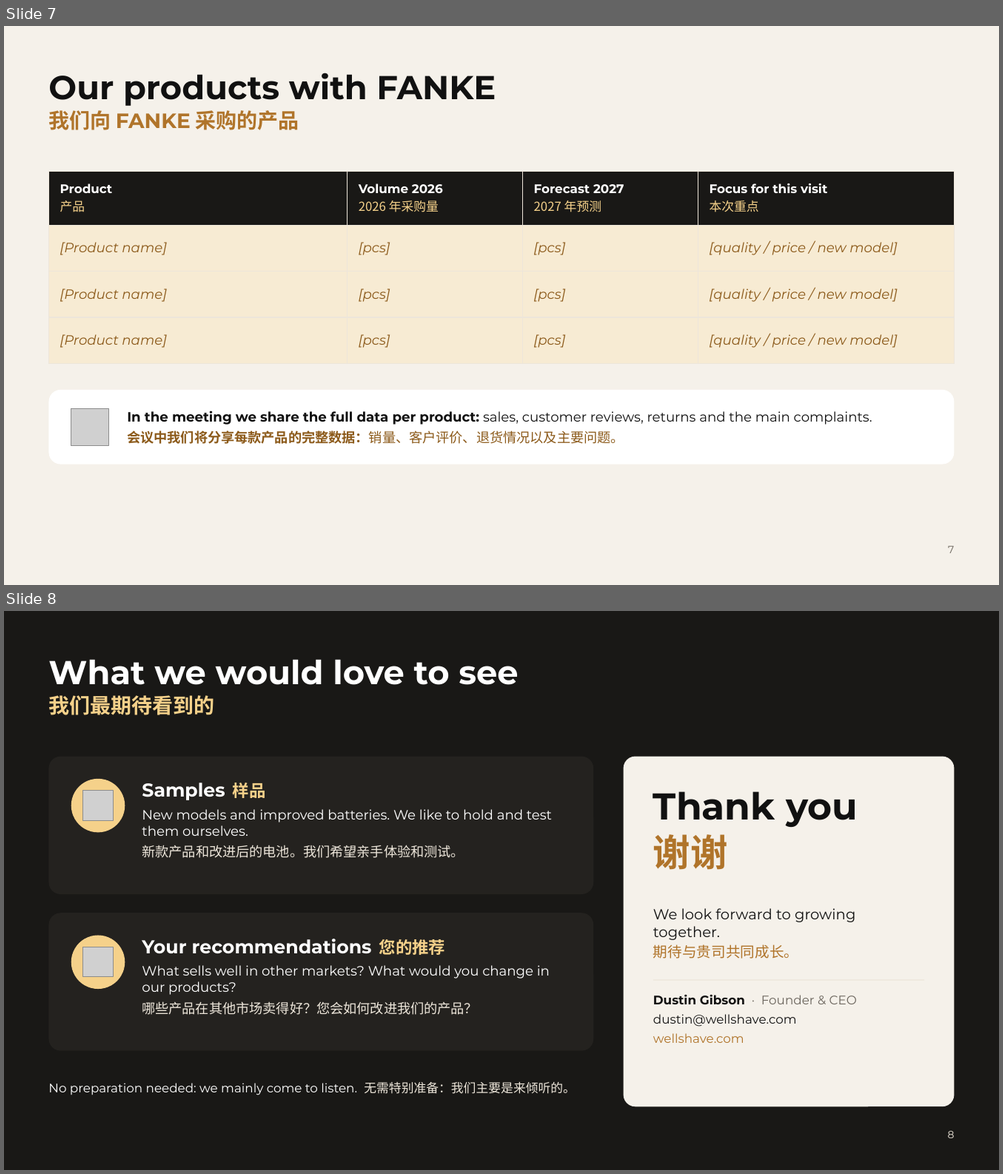
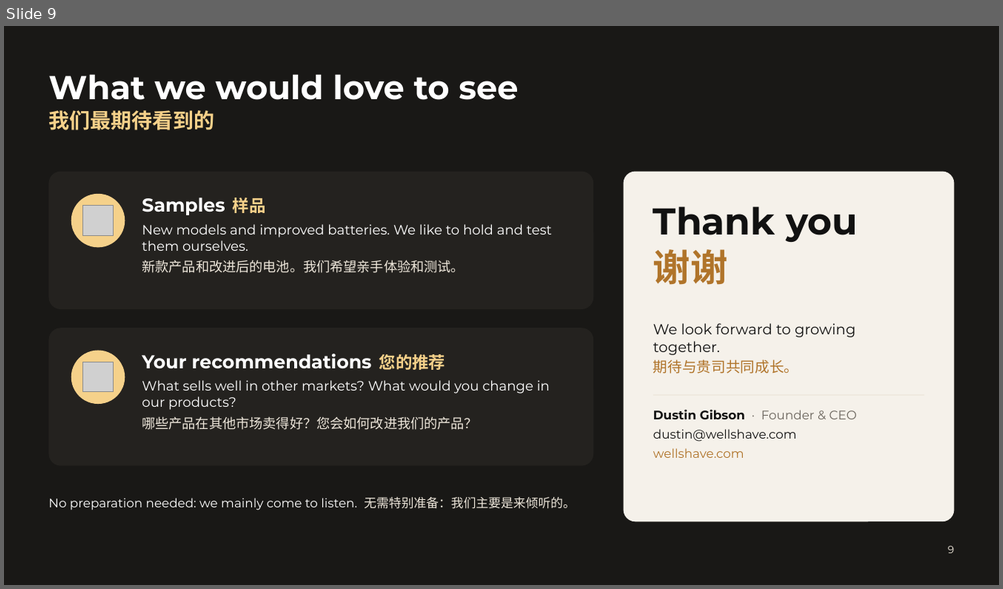
Before and after one commit to Wellshave/design, a slide deck: presentaties/fabrieksbezoek-china-2026/uitvoer/Wellshave_Factory_Visit_FANKE.pptx. Shown one above the other, each under a label of ours: slides 7 and 8 before the commit, slide 9 after it. The pictures are 1003x1174 and 1003x589 pixels, drawn with LibreOffice and Linux fonts; fonts in the diff are those of the drawing; grey boxes stand for pictures; background and template pictures are left out. Boxes give left, top, right and bottom in pixels: in the first picture for what was removed or moved away, otherwise in the second. Text is boxed around its words. In the diff, an @@ line names an element or a change of style, - is before the commit and + after.

```diff
--- a/presentaties/fabrieksbezoek-china-2026/uitvoer/Wellshave_Factory_Visit_FANKE.pptx
+++ b/presentaties/fabrieksbezoek-china-2026/uitvoer/Wellshave_Factory_Visit_FANKE.pptx
@@ slide 7 removed at (x1=4, y1=26, x2=999, y2=585), background #F5F1EA @@
@@ title removed at (x1=48, y1=73, x2=495, y2=106) @@
-Our products with FANKE
@@ text removed at (x1=48, y1=110, x2=299, y2=130) @@
-我们向 FANKE 采购的产品
@@ table removed at (x1=48, y1=172, x2=954, y2=351), 4 rows, 4 columns @@
-Product / 产品 | Volume 2026 / 2026 年采购量 | Forecast 2027 / 2027 年预测 | Focus for this visit / 本次重点
-[Product name] | [pcs] | [pcs] | [quality / price / new model]
-[Product name] | [pcs] | [pcs] | [quality / price / new model]
-[Product name] | [pcs] | [pcs] | [quality / price / new model]
@@ rounded rectangle removed at (x1=48, y1=390, x2=954, y2=465) @@
@@ picture removed at (x1=71, y1=409, x2=108, y2=446) @@
@@ text removed at (x1=127, y1=411, x2=872, y2=444) @@
-In the meeting we share the full data per product: sales, customer reviews, returns and the main complaints.
-会议中我们将分享每款产品的完整数据：销量、客户评价、退货情况以及主要问题。
@@ page number removed at (x1=948, y1=546, x2=953, y2=554) @@
-7
@@ what was slide 8 is now slide 9 @@
@@ page number at (x1=948, y1=546, x2=954, y2=554): text changed @@
-8
+9
```
Also in this commit, not shown: 3 slides changed, 2 slides added, 8 other files.
